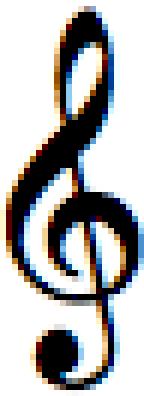
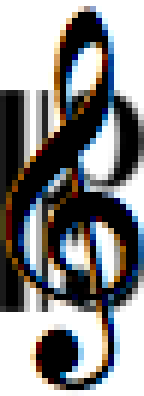
Two versions of the same layered image (144×396). Layer-by-layer changes:
added layer "100px-CClef.svg.png" above "Calque" over [0, 90, 144, 312]
showed "Calque" over [0, 90, 144, 312]
